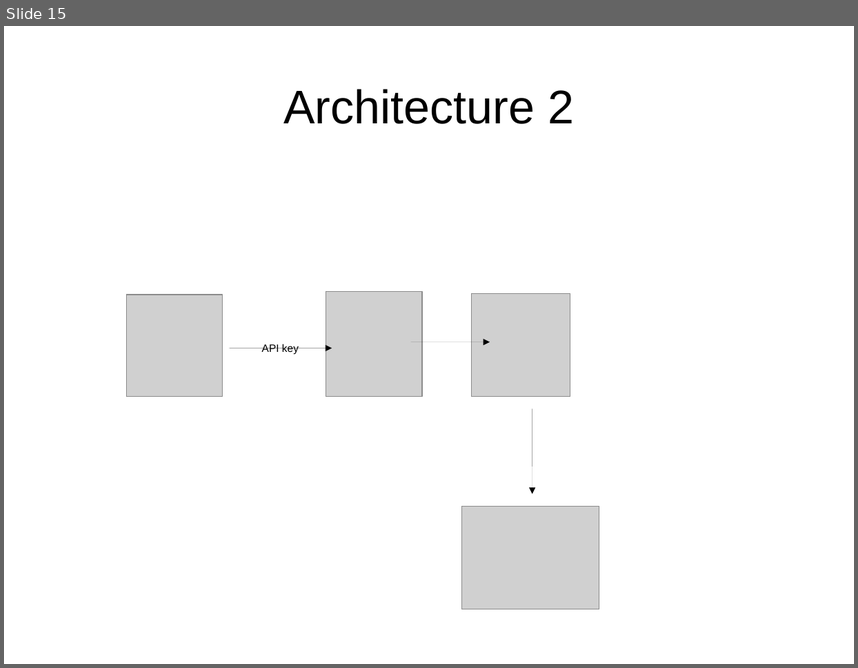
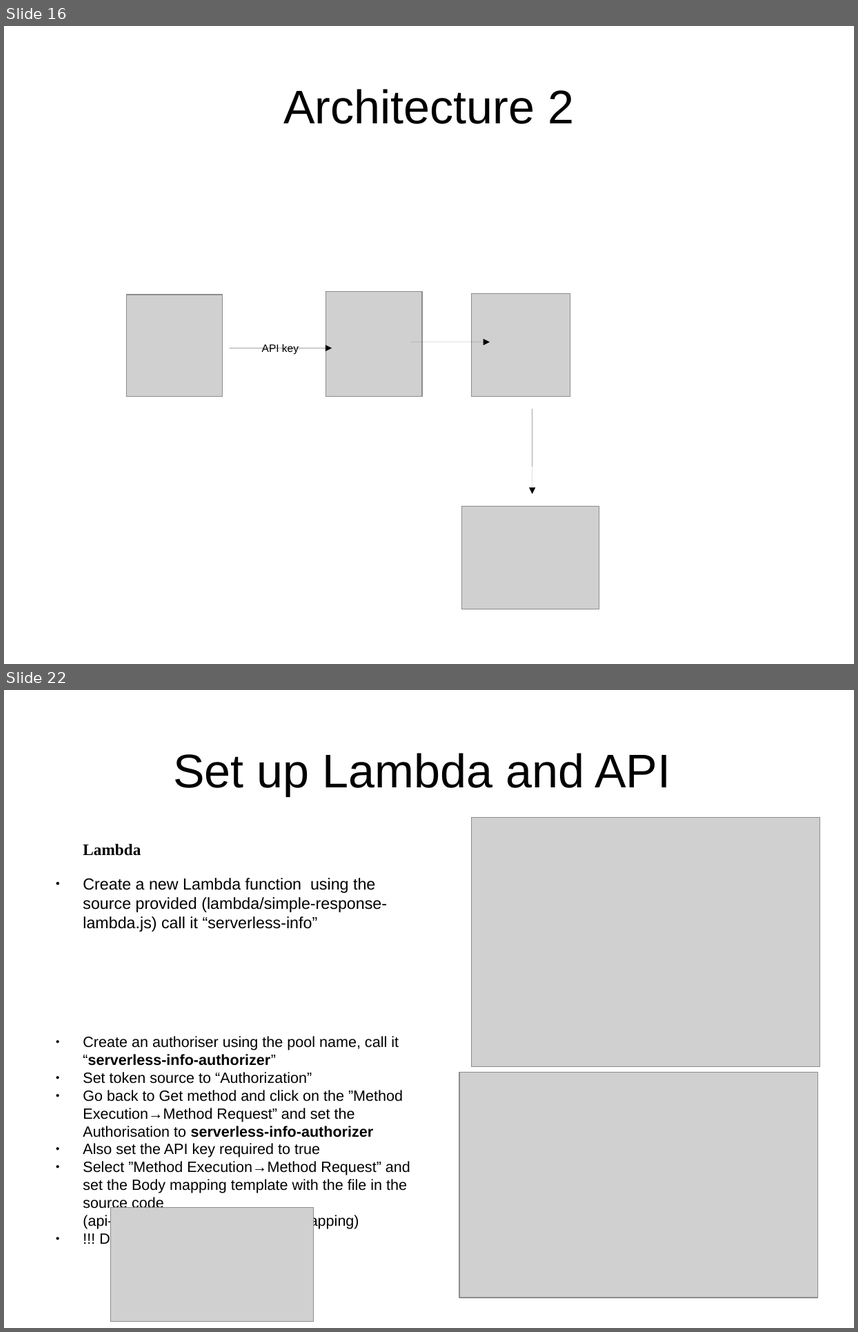
Before and after one commit to daghanacay/serverless-fileupload, a slide deck: documents/presentation.odp. Shown one above the other, each under a label of ours: slide 15 before the commit, slides 16 and 22 after it; the slides between them are not shown. The pictures are 858x668 and 858x1332 pixels, drawn with LibreOffice and Linux fonts; fonts in the diff are those of the drawing; grey boxes stand for pictures. Boxes give left, top, right and bottom in pixels: in the first picture for what was removed or moved away, otherwise in the second. Text is boxed around its words. In the diff, an @@ line names an element or a change of style, - is before the commit and + after.

```diff
--- a/documents/presentation.odp
+++ b/documents/presentation.odp
@@ slide 22 added at (4, 690, 854, 1328), background #FFFFFF @@
@@ title added at (173, 753, 671, 796), 44 pt, text #000000 @@
+Set up Lambda and API
@@ picture added at (471, 817, 820, 1067) @@
@@ text added at (83, 844, 387, 931), 15 pt, text #000000 @@
+Lambda
+● Create a new Lambda function using the source provided (lambda/simple-response-lambda.js) call it “serverless-info”
@@ text added at (83, 1036, 410, 1211), 13.9 pt, text #000000 @@
+● Create an authoriser using the pool name, call it “serverless-info-authorizer”
+● Set token source to “Authorization”
+● Go back to Get method and click on the ”Method Execution→Method Request” and set the Authorisation to serverless-info-authorizer
+● Also set the API key required to true
+● Select ”Method Execution→Method Request” and set the Body mapping template with the file in the source code (api-gateway/integrationRequestMapping)
+● !!! Deploy API
@@ picture added at (460, 1072, 819, 1297) @@
@@ picture added at (110, 1208, 313, 1321) @@
@@ what was slide 15 is now slide 16 @@
```
Also in this commit, not shown: 4 slides changed, 5 other slides added, 1 other file.
